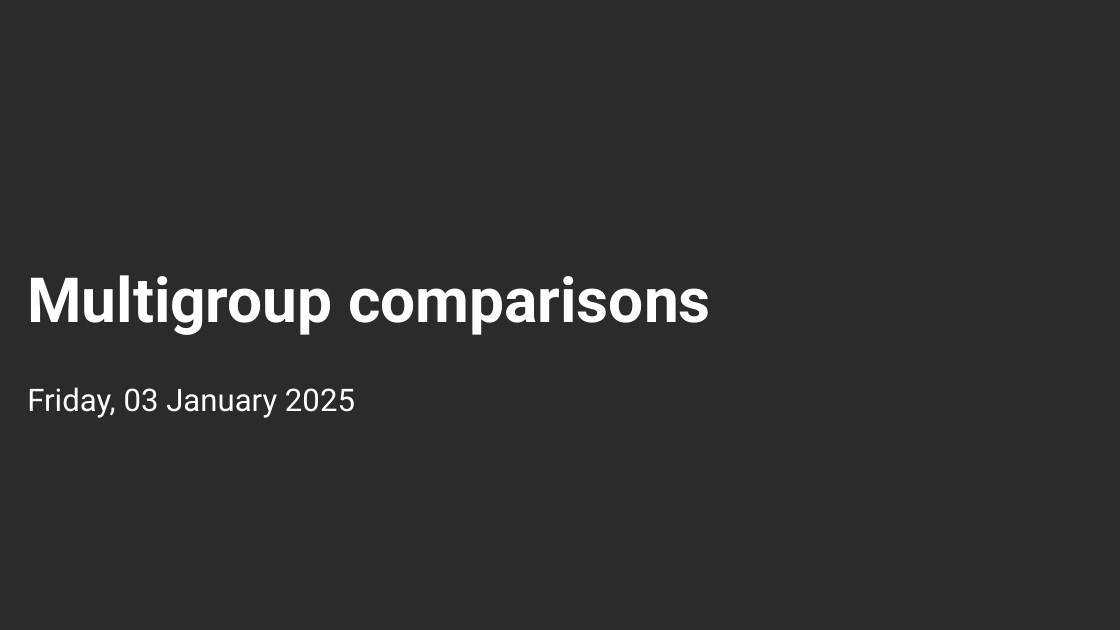
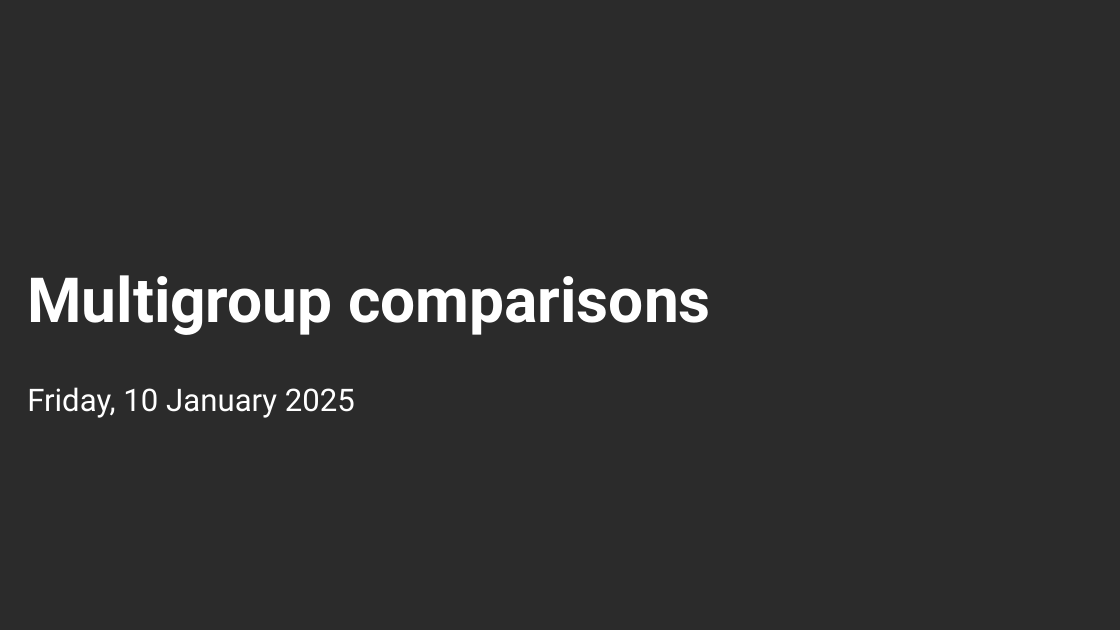
Before and after one commit to mbounthavong/VA-Resident-Study-Design-and-Biostats-Review, a slide deck: slide 1 of Presentations/3A - Multigroup comparisons.pptx. Drawn at 1120x630 pixels with LibreOffice and Linux fonts; fonts in the diff are those of the drawing; background and template pictures are left out; a plain dark background stands for a picture behind light text. Boxes give left, top, right and bottom in pixels: in the first picture for what was removed or moved away, otherwise in the second. Text is boxed around its words. In the diff, an @@ line names an element or a change of style, - is before the commit and + after.

Commit message:
Update presentation and codes

```diff
--- a/Presentations/3A - Multigroup comparisons.pptx
+++ b/Presentations/3A - Multigroup comparisons.pptx
@@ text at bbox=[27, 387, 355, 418]: text changed @@
-Friday, 03 January 2025
+Friday, 10 January 2025
```
Also in this commit, not shown: 1 other file.
